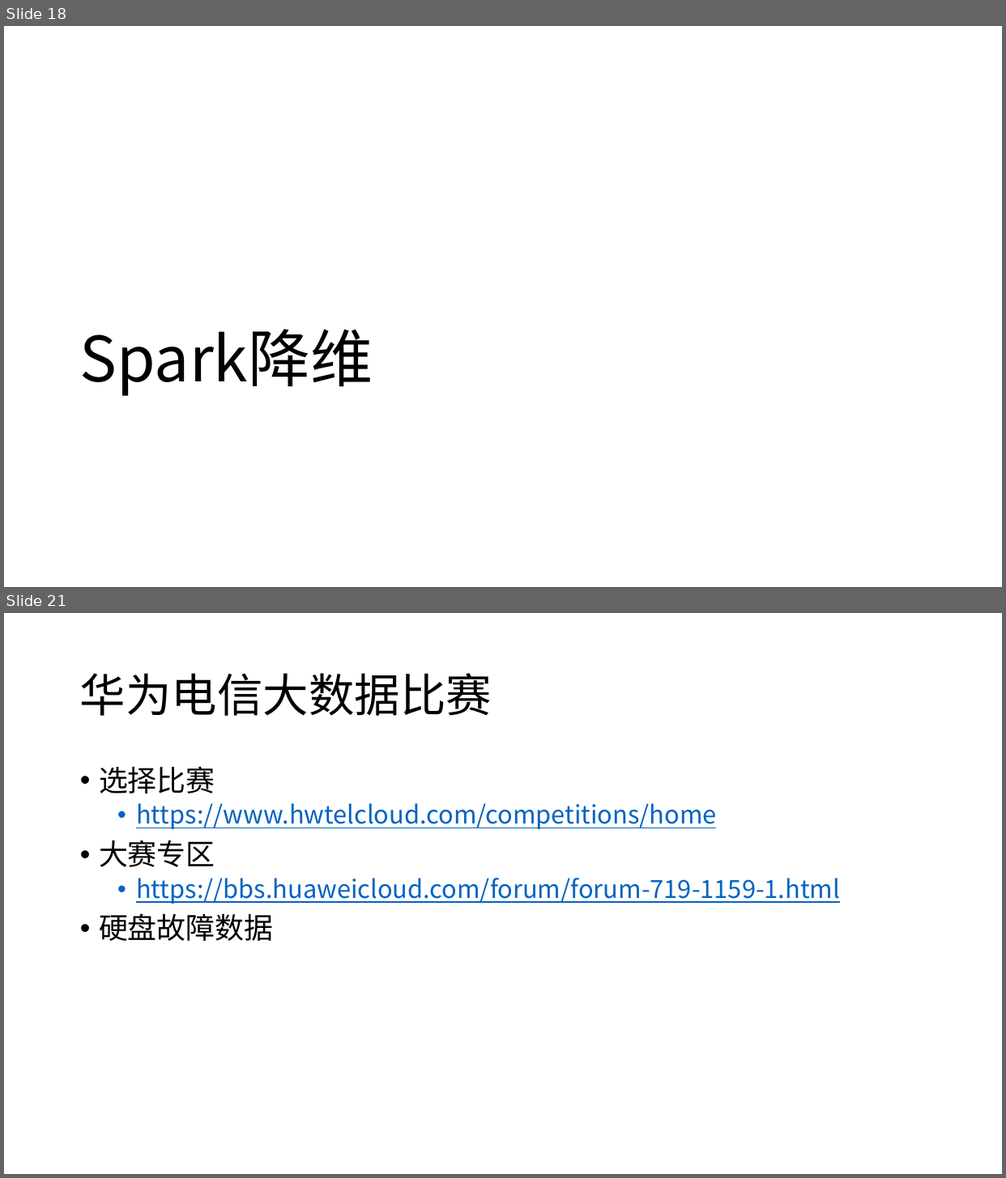
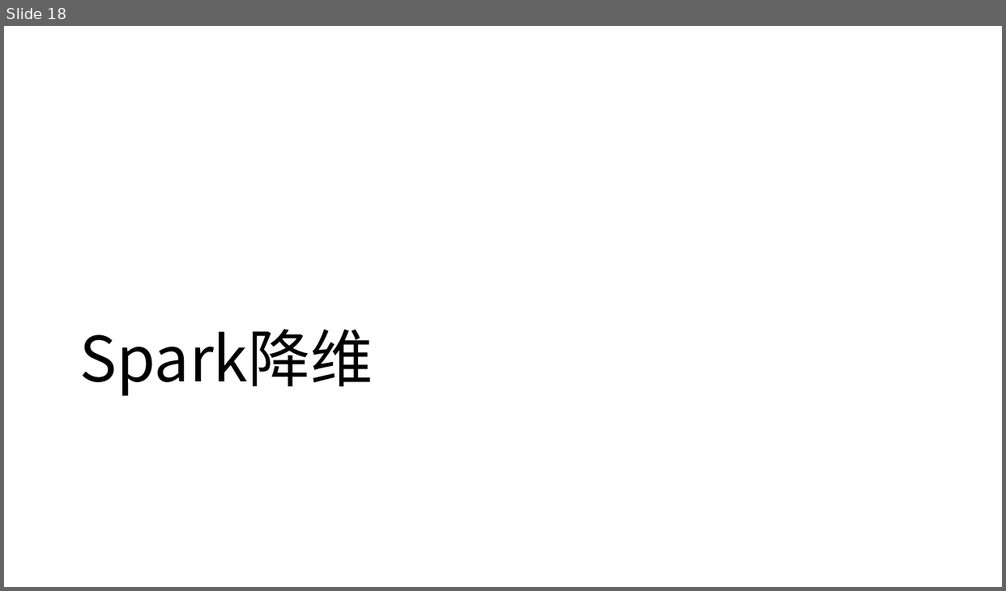
Before and after one commit to yishuai/spark, a slide deck: lab/ppt/3-lab.pptx. Shown one above the other, each under a label of ours: slides 18 and 21 before the commit, slide 18 after it; the slides between them are not shown. The pictures are 1006x1178 and 1006x591 pixels, drawn with LibreOffice and Linux fonts; fonts in the diff are those of the drawing. Boxes give left, top, right and bottom in pixels: in the first picture for what was removed or moved away, otherwise in the second. Text is boxed around its words. In the diff, an @@ line names an element or a change of style, - is before the commit and + after.

```diff
--- a/lab/ppt/3-lab.pptx
+++ b/lab/ppt/3-lab.pptx
@@ slide 21 removed at (4,613,1002,1174), background #FFFFFF @@
@@ title removed at (80,673,492,716) @@
-华为电信大数据比赛
@@ text removed at (99,766,840,941) @@
-• 选择比赛
-  • https://www.hwtelcloud.com/competitions/home
-• 大赛专区
-  • https://bbs.huaweicloud.com/forum/forum-719-1159-1.html
-• 硬盘故障数据
```
Also in this commit, not shown: 3 slides changed, 1 other slide removed, 5 other files.
